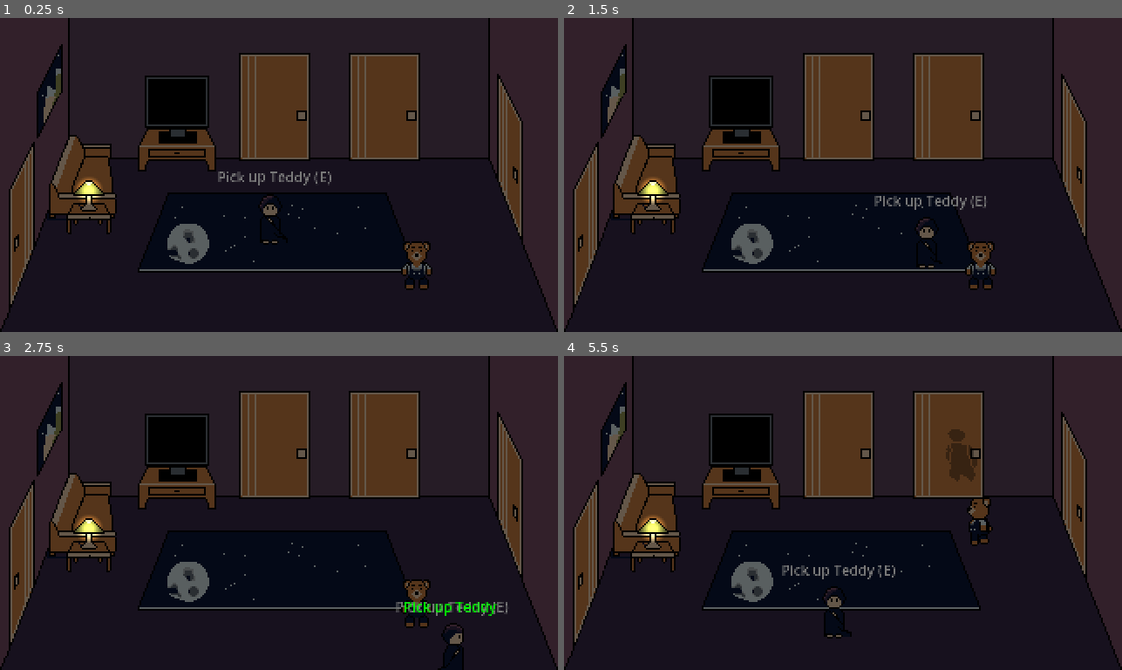
Above: before the commit, frames 1-4 (two rows, left to right).
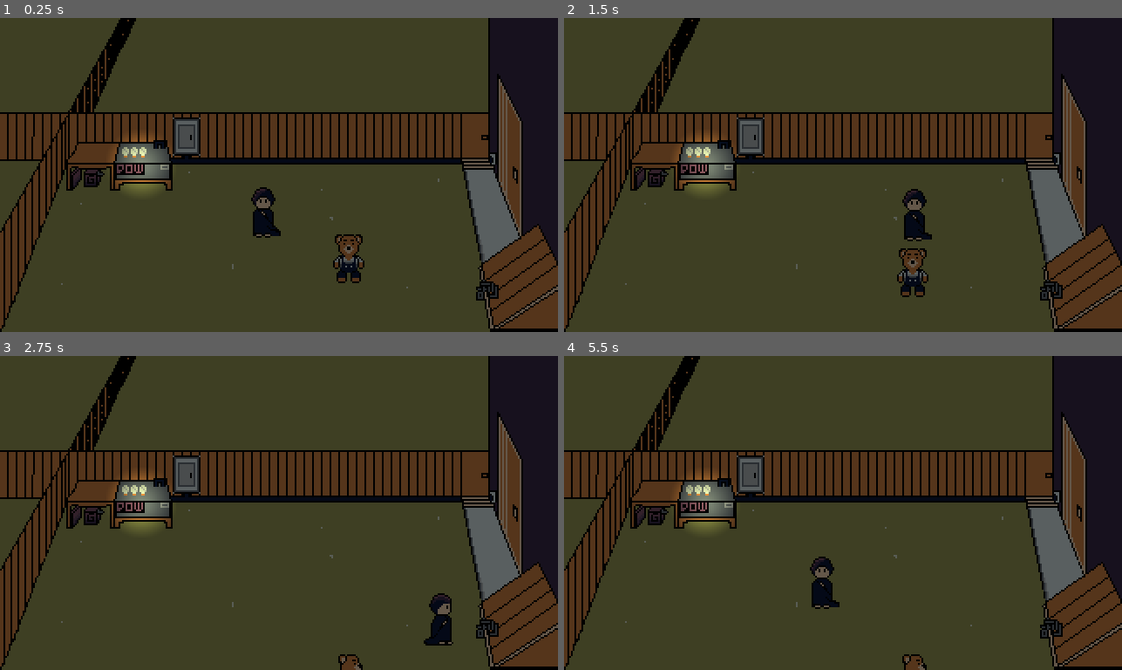
Above: after the commit, the same moments.

Repository: emilygmorse/Powerless
Game: Godot game, scene res://test_files/player_enemy_testing.tscn
The game is run twice, just before and just after one commit, with the same random seed, the same clock (stepped at 60 frames per second) and the same inputs. Before the commit the project starts from res://test_files/light_source_test.tscn.
Inputs:
- Up to frame 1 (0.25 s): no input
- Up to frame 2 (1.5 s): tap Enter at 0.5 s; hold Right (move_right) 0.53-1.28 s; hold E (interact) 0.53-1.28 s; hold Down (move_down) from 1.28 s (still down); tap E (interact) at 1.35 s
- Up to frame 3 (2.75 s): release Down (move_down) at 2.03 s; hold Right (move_right) from 2.03 s (still down); hold E (interact) from 2.03 s (still down)
- Up to frame 4 (5.5 s): release Right (move_right) at 2.78 s; release E (interact) at 2.78 s; hold Up (move_up) 2.78-3.53 s; tap E (interact) at 2.85, 4.35 s; hold E (interact) 3.53-4.28 s; hold Left (move_left) 3.53-5.03 s; hold Down (move_down) from 5.03 s (still down); hold E (interact) from 5.03 s (still down)

The runs differ from the first frame. In frame 1, 87% of the frame differs, in the area x 0-100%, y 0-100%; in frame 2, 87%; in frame 3, 88%; in frame 4, 88%.

Commit message:
Shadow Hit/Hurt interactions

Diff:
--- a/characters/kid.gd
+++ b/characters/kid.gd
@@ -1,18 +1,16 @@
 extends CharacterBody2D
 
+const SPEED = 70.0
 
-
-const SPEED = 70.0
 @onready var all_interactions = []
 @onready var interact_label = $"Interaction Components/Interact Label"
+@onready var hurt_box: Area2D = $HurtBox
 
 signal door(door_info: String)
 
 func _ready() -> void:
 	$AnimatedSprite2D.play()
 	update_interactions()
-
-
 
 func _physics_process(_delta: float) -> void:
 	# Get the input direction and handle the movement
@@ -34,11 +32,9 @@
 	#move_and_collide(velocity * delta)
 	move_and_slide()
 
-
 func _unhandled_key_input(event: InputEvent) -> void:
 	if event.is_action_pressed("interact"):
 		execute_interaction()
-
 
 
 #Interaction Methods
--- a/characters/kid.tscn
+++ b/characters/kid.tscn
@@ -174,11 +174,16 @@
 "speed": 5.0
 }]
 
-[sub_resource type="CircleShape2D" id="CircleShape2D_sdtv8"]
-radius = 17.0294
+[sub_resource type="CapsuleShape2D" id="CapsuleShape2D_oxid2"]
+radius = 11.0
+height = 38.0
 
 [sub_resource type="CanvasItemMaterial" id="CanvasItemMaterial_6j1ke"]
 light_mode = 1
+
+[sub_resource type="CapsuleShape2D" id="CapsuleShape2D_qu588"]
+radius = 4.0
+height = 26.0
 
 [node name="Kid" type="CharacterBody2D" groups=["Player"]]
 z_index = 1
@@ -195,6 +200,7 @@
 animation = &"walk_down"
 
 [node name="Prompt" type="Label" parent="."]
+visible = false
 offset_left = -31.0
 offset_top = -30.0
 offset_right = 99.0
@@ -212,7 +218,7 @@
 
 [node name="CollisionShape2D" type="CollisionShape2D" parent="Interaction Components/Interaction Area"]
 position = Vector2(-1, 0)
-shape = SubResource("CircleShape2D_sdtv8")
+shape = SubResource("CapsuleShape2D_oxid2")
 metadata/_edit_group_ = true
 
 [node name="Interact Label" type="Label" parent="Interaction Components"]
@@ -237,5 +243,13 @@
 horizontal_alignment = 1
 vertical_alignment = 1
 
+[node name="HurtBox" type="Area2D" parent="." groups=["Player"]]
+collision_layer = 64
+collision_mask = 4
+
+[node name="CollisionShape2D" type="CollisionShape2D" parent="HurtBox"]
+position = Vector2(-1, 0)
+shape = SubResource("CapsuleShape2D_qu588")
+
 [connection signal="area_entered" from="Interaction Components/Interaction Area" to="." method="_on_interaction_area_area_entered"]
 [connection signal="area_exited" from="Interaction Components/Interaction Area" to="." method="_on_interaction_area_area_exited"]
--- a/characters/teddy.gd
+++ b/characters/teddy.gd
@@ -15,7 +15,6 @@
 
 		velocity = direction * SPEED
 		$AnimatedSprite2D.play()
-
 
 		if velocity.length() == 0:
 			$AnimatedSprite2D.animation = "idle"
--- a/enemy/enemy_shadow.gd
+++ b/enemy/enemy_shadow.gd
@@ -13,6 +13,8 @@
 @export var skew_diff = 20
 
 var player_ref
+var enemy_collision: bool = false
+var delete_enemy_time: float = 1.5
 var direction_x: int = 1
 var direction_y: int = 1
 
@@ -25,12 +27,14 @@
 var scale_var_y: float
 
 @onready var sprite_2d: Sprite2D = $Sprite2D
+@onready var area_2d: Area2D = $Area2D
 
 # Called when the node enters the scene tree for the first time.
 func _ready() -> void:
 	player_ref = get_tree().get_first_node_in_group("Player")
 
 	modulate = Color(100, 100, 100, 0.1)
+	skew = deg_to_rad(randf_range(-skew_diff, skew_diff))
 	init_scale_x = self.scale.x
 	init_scale_y = self.scale.y
 	scale_var_x = init_scale_x * scale_diff
@@ -40,9 +44,10 @@
 
 # Called every frame. 'delta' is the elapsed time since the previous frame.
 func _physics_process(delta: float) -> void:
-	horizontal_move()
-	vertical_move()
-	move_and_slide()
+	if enemy_collision == false:
+		horizontal_move()
+		vertical_move()
+		move_and_slide()
 
 func horizontal_move() -> void:
 	if player_ref.global_position.x > self.global_position.x and abs(player_ref.global_position.x - self.global_position.x) > 3:
@@ -68,9 +73,10 @@
 	get_tree().create_timer(shake_time - .01).timeout.connect(shake_timer)
 
 func shake_timer() -> void:
-	pos_x_diff *= -1
-	pos_y_diff *= -1
-	shake()
+	if enemy_collision == false:
+		pos_x_diff *= -1
+		pos_y_diff *= -1
+		shake()
 
 func stretch() -> void:
 	var tween = create_tween()
@@ -84,9 +90,41 @@
 	get_tree().create_timer(stretch_time - .01).timeout.connect(stretch_timer)
 
 func stretch_timer() -> void:
-	stretch_tween.kill()
-	skew_diff *= -1
-	stretch()
+	if enemy_collision == false:
+		stretch_tween.kill()
+		skew_diff *= -1
+		stretch()
+
+func enemy_destroyed() -> void:
+	var tween = create_tween()
+	tween.tween_property(self, "scale", Vector2(0.01, 0.01), delete_enemy_time)
+	tween.parallel().tween_property(self, "modulate", Color(100, 100, 100, 0), delete_enemy_time)
+	get_tree().create_timer(delete_enemy_time).timeout.connect(delete_enemy)
+
+func enemy_attacks() -> void:
+	var tween = create_tween()
+	tween.tween_property(self, "scale", Vector2(init_scale_x * 2, init_scale_x * 2), delete_enemy_time)
+	tween.parallel().tween_property(self, "modulate", Color(100, 100, 100, 0), delete_enemy_time)
+	get_tree().create_timer(delete_enemy_time).timeout.connect(delete_enemy)
+
+func delete_enemy() -> void:
+	queue_free()
+
+func _on_area_2d_area_entered(area: Area2D) -> void:
+	enemy_collision = true
+	area_2d.set_deferred("monitorable", false)
+	area_2d.set_deferred("monitoring", false)
+	if stretch_tween:
+		stretch_tween.kill()
+		stretch_tween = null
+	if shake_tween:
+		shake_tween.kill()
+		shake_tween = null
+
+	if area.is_in_group("Player"):
+		enemy_attacks()
+	if area.is_in_group("Light"):
+		enemy_destroyed()
 
 #Currently blink functions are not being calledon. Was experimenting with flickering effect did not care for it. May revisit later.
 func blink_out() -> void:
--- a/enemy/enemy_shadow.tscn
+++ b/enemy/enemy_shadow.tscn
@@ -1,7 +1,62 @@
-[gd_scene load_steps=6 format=3 uid="uid://ywgyqx2yggbd"]
+[gd_scene load_steps=7 format=3 uid="uid://ywgyqx2yggbd"]
 
 [ext_resource type="Script" path="res://enemy/enemy_shadow.gd" id="1_w17ej"]
 [ext_resource type="Texture2D" uid="uid://cq7geir0fxbgx" path="res://test_files/Idel Animation 48x48.png" id="2_e7etb"]
+
+[sub_resource type="CapsuleShape2D" id="CapsuleShape2D_r3f3w"]
+radius = 0.8
+height = 3.0
+
+[sub_resource type="Animation" id="Animation_kmwxs"]
+length = 0.001
+tracks/0/type = "value"
+tracks/0/imported = false
+tracks/0/enabled = true
+tracks/0/path = NodePath("Sprite2D:texture")
+tracks/0/interp = 1
+tracks/0/loop_wrap = true
+tracks/0/keys = {
+"times": PackedFloat32Array(0),
+"transitions": PackedFloat32Array(1),
+"update": 1,
+"values": [ExtResource("2_e7etb")]
+}
+tracks/1/type = "value"
+tracks/1/imported = false
+tracks/1/enabled = true
+tracks/1/path = NodePath("Sprite2D:hframes")
+tracks/1/interp = 1
+tracks/1/loop_wrap = true
+tracks/1/keys = {
+"times": PackedFloat32Array(0),
+"transitions": PackedFloat32Array(1),
+"update": 1,
+"values": [10]
+}
+tracks/2/type = "value"
+tracks/2/imported = false
+tracks/2/enabled = true
+tracks/2/path = NodePath("Sprite2D:vframes")
+tracks/2/interp = 1
+tracks/2/loop_wrap = true
+tracks/2/keys = {
+"times": PackedFloat32Array(0),
+"transitions": PackedFloat32Array(1),
+"update": 1,
+"values": [1]
+}
+tracks/3/type = "value"
+tracks/3/imported = false
+tracks/3/enabled = true
+tracks/3/path = NodePath("Sprite2D:frame")
+tracks/3/interp = 1
+tracks/3/loop_wrap = true
+tracks/3/keys = {
+"times": PackedFloat32Array(0),
+"transitions": PackedFloat32Array(1),
+"update": 1,
+"values": [0]
+}
 
 [sub_resource type="Animation" id="Animation_paqho"]
 resource_name = "test"
@@ -56,57 +111,6 @@
 "values": [0, 1, 2, 3, 4, 5, 6, 7, 8, 9]
 }
 
-[sub_resource type="Animation" id="Animation_kmwxs"]
-length = 0.001
-tracks/0/type = "value"
-tracks/0/imported = false
-tracks/0/enabled = true
-tracks/0/path = NodePath("Sprite2D:texture")
-tracks/0/interp = 1
-tracks/0/loop_wrap = true
-tracks/0/keys = {
-"times": PackedFloat32Array(0),
-"transitions": PackedFloat32Array(1),
-"update": 1,
-"values": [ExtResource("2_e7etb")]
-}
-tracks/1/type = "value"
-tracks/1/imported = false
-tracks/1/enabled = true
-tracks/1/path = NodePath("Sprite2D:hframes")
-tracks/1/interp = 1
-tracks/1/loop_wrap = true
-tracks/1/keys = {
-"times": PackedFloat32Array(0),
-"transitions": PackedFloat32Array(1),
-"update": 1,
-"values": [10]
-}
-tracks/2/type = "value"
-tracks/2/imported = false
-tracks/2/enabled = true
-tracks/2/path = NodePath("Sprite2D:vframes")
-tracks/2/interp = 1
-tracks/2/loop_wrap = true
-tracks/2/keys = {
-"times": PackedFloat32Array(0),
-"transitions": PackedFloat32Array(1),
-"update": 1,
-"values": [1]
-}
-tracks/3/type = "value"
-tracks/3/imported = false
-tracks/3/enabled = true
-tracks/3/path = NodePath("Sprite2D:frame")
-tracks/3/interp = 1
-tracks/3/loop_wrap = true
-tracks/3/keys = {
-"times": PackedFloat32Array(0),
-"transitions": PackedFloat32Array(1),
-"update": 1,
-"values": [0]
-}
-
 [sub_resource type="AnimationLibrary" id="AnimationLibrary_h2dbp"]
 _data = {
 "RESET": SubResource("Animation_kmwxs"),
@@ -115,7 +119,7 @@
 
 [node name="EnemyShadow" type="CharacterBody2D" groups=["Enemy"]]
 scale = Vector2(10, 10)
-collision_layer = 4
+collision_layer = 0
 collision_mask = 0
 motion_mode = 1
 script = ExtResource("1_w17ej")
@@ -125,13 +129,17 @@
 texture = ExtResource("2_e7etb")
 hframes = 10
 
-[node name="Area2D" type="Area2D" parent="."]
-collision_layer = 0
+[node name="Area2D" type="Area2D" parent="." groups=["Enemy"]]
+collision_layer = 4
+collision_mask = 72
 
 [node name="CollisionShape2D" type="CollisionShape2D" parent="Area2D"]
+shape = SubResource("CapsuleShape2D_r3f3w")
 
 [node name="AnimationPlayer" type="AnimationPlayer" parent="."]
 libraries = {
 "": SubResource("AnimationLibrary_h2dbp")
 }
 autoplay = "test"
+
+[connection signal="area_entered" from="Area2D" to="." method="_on_area_2d_area_entered"]
--- a/enemy/enemy_spawner.gd
+++ b/enemy/enemy_spawner.gd
@@ -1,34 +1,49 @@
 extends Node2D
 
+@export var spawn_time: float = 3.0
+@export var test_spawn: bool = false
+@export var snake_spawn: bool = false
+
 var spawn_points: Array = []
+var spawn_time_diff: float = spawn_time/10
 var first_spawn: bool = true
+var enemy_type: int
 var chosen_spawn
 var previous_spawn
 
-enum ENEMY_KEY {
-	ENEMY_SHADOW
+var all_enemy_scenes: Dictionary = {
+SHADOW_TEST = preload("res://enemy/enemy_shadow.tscn"),
+SHADOW_SNAKE = preload("res://enemy/shadow_snake.tscn")
 }
 
-const ENEMY = {
-ENEMY_KEY.ENEMY_SHADOW: preload("res://enemy/enemy_shadow.tscn")
-}
-
-@export var spawn_time: float = 3.0
-@export var enemy_type: ENEMY_KEY
+var new_enemy_list: Dictionary
 
 # Called when the node enters the scene tree for the first time.
 func _ready() -> void:
+	enemy_spawn_list()
 	for i in self.get_children():
 		spawn_points.insert(0, i)
 	get_tree().create_timer(spawn_time).timeout.connect(spawn_enemy)
 
+func enemy_spawn_list() -> void:
+	var array_count: int = -1
+	if test_spawn == true:
+		array_count += 1
+		new_enemy_list.get_or_add(array_count, all_enemy_scenes.SHADOW_TEST)
+	if snake_spawn == true:
+		array_count += 1
+		new_enemy_list.get_or_add(array_count, all_enemy_scenes.SHADOW_SNAKE)
+	if array_count == -1:
+		print("No enemies selected to spawn!")
+
 func spawn_enemy() -> void:
 	var spawn_num = randi_range(0, spawn_points.size()-1)
 	chosen_spawn = spawn_points[spawn_num]
-	var enemy_spawned = ENEMY[enemy_type].instantiate()
+	enemy_type = randi_range(0, new_enemy_list.size()-1)
+	var enemy_spawned = new_enemy_list[enemy_type].instantiate()
 	enemy_spawned.global_position = chosen_spawn.global_position
 	call_deferred("add_child", enemy_spawned)
-	get_tree().create_timer(spawn_time).timeout.connect(spawn_enemy)
+	get_tree().create_timer(randf_range(spawn_time-spawn_time_diff, spawn_time+spawn_time_diff)).timeout.connect(spawn_enemy)
 	prevent_repeat_spawn()
 
 func prevent_repeat_spawn() -> void:
--- a/enemy/enemy_spawner.tscn
+++ b/enemy/enemy_spawner.tscn
@@ -2,7 +2,7 @@
 
 [ext_resource type="Script" path="res://enemy/enemy_spawner.gd" id="1_waxr1"]
 
-[node name="EnemySpawner" type="Node2D"]
+[node name="EnemySpawner" type="Node2D" groups=["Enemy"]]
 script = ExtResource("1_waxr1")
 
 [node name="Spawn_1" type="Marker2D" parent="."]
--- /dev/null
+++ b/enemy/inverse_shader.gd
@@ -0,0 +1,6 @@
+shader_type canvas_item;
+
+void fragment(){
+	vec4 color = texture(TEXTURE, UV);
+	COLOR = vec4(1.0 - color.rgb, color.a);
+}
--- /dev/null
+++ b/enemy/shadow_snake.tscn
@@ -0,0 +1,202 @@
+[gd_scene load_steps=9 format=3 uid="uid://u6lyvmc5kaaf"]
+
+[ext_resource type="Script" path="res://enemy/enemy_shadow.gd" id="1_8eaic"]
+[ext_resource type="Texture2D" uid="uid://cq7geir0fxbgx" path="res://test_files/Idel Animation 48x48.png" id="2_gn4aw"]
+[ext_resource type="Texture2D" uid="uid://ccinno82xd87" path="res://images/mon_1_sheet.png" id="3_wboo1"]
+
+[sub_resource type="CapsuleShape2D" id="CapsuleShape2D_n8hfj"]
+radius = 1.4
+height = 4.8
+
+[sub_resource type="Animation" id="Animation_kmwxs"]
+length = 0.001
+tracks/0/type = "value"
+tracks/0/imported = false
+tracks/0/enabled = true
+tracks/0/path = NodePath("Sprite2D:texture")
+tracks/0/interp = 1
+tracks/0/loop_wrap = true
+tracks/0/keys = {
+"times": PackedFloat32Array(0),
+"transitions": PackedFloat32Array(1),
+"update": 1,
+"values": [ExtResource("2_gn4aw")]
+}
+tracks/1/type = "value"
+tracks/1/imported = false
+tracks/1/enabled = true
+tracks/1/path = NodePath("Sprite2D:hframes")
+tracks/1/interp = 1
+tracks/1/loop_wrap = true
+tracks/1/keys = {
+"times": PackedFloat32Array(0),
+"transitions": PackedFloat32Array(1),
+"update": 1,
+"values": [10]
+}
+tracks/2/type = "value"
+tracks/2/imported = false
+tracks/2/enabled = true
+tracks/2/path = NodePath("Sprite2D:vframes")
+tracks/2/interp = 1
+tracks/2/loop_wrap = true
+tracks/2/keys = {
+"times": PackedFloat32Array(0),
+"transitions": PackedFloat32Array(1),
+"update": 1,
+"values": [1]
+}
+tracks/3/type = "value"
+tracks/3/imported = false
+tracks/3/enabled = true
+tracks/3/path = NodePath("Sprite2D:frame")
+tracks/3/interp = 1
+tracks/3/loop_wrap = true
+tracks/3/keys = {
+"times": PackedFloat32Array(0),
+"transitions": PackedFloat32Array(1),
+"update": 1,
+"values": [0]
+}
+
+[sub_resource type="Animation" id="Animation_i766v"]
+resource_name = "snake"
+length = 0.4
+loop_mode = 1
+step = 0.1
+tracks/0/type = "value"
+tracks/0/imported = false
+tracks/0/enabled = true
+tracks/0/path = NodePath("Sprite2D:texture")
+tracks/0/interp = 1
+tracks/0/loop_wrap = true
+tracks/0/keys = {
+"times": PackedFloat32Array(0),
+"transitions": PackedFloat32Array(1),
+"update": 1,
+"values": [ExtResource("3_wboo1")]
+}
+tracks/1/type = "value"
+tracks/1/imported = false
+tracks/1/enabled = true
+tracks/1/path = NodePath("Sprite2D:hframes")
+tracks/1/interp = 1
+tracks/1/loop_wrap = true
+tracks/1/keys = {
+"times": PackedFloat32Array(0),
+"transitions": PackedFloat32Array(1),
+"update": 1,
+"values": [4]
+}
+tracks/2/type = "value"
+tracks/2/imported = false
+tracks/2/enabled = true
+tracks/2/path = NodePath("Sprite2D:vframes")
+tracks/2/interp = 1
+tracks/2/loop_wrap = true
+tracks/2/keys = {
+"times": PackedFloat32Array(0),
+"transitions": PackedFloat32Array(1),
+"update": 1,
+"values": [1]
+}
+tracks/3/type = "value"
+tracks/3/imported = false
+tracks/3/enabled = true
+tracks/3/path = NodePath("Sprite2D:frame")
+tracks/3/interp = 1
+tracks/3/loop_wrap = true
+tracks/3/keys = {
+"times": PackedFloat32Array(0, 0.1, 0.2, 0.3),
+"transitions": PackedFloat32Array(1, 1, 1, 1),
+"update": 1,
+"values": [0, 1, 2, 3]
+}
+
+[sub_resource type="Animation" id="Animation_paqho"]
+resource_name = "test"
+loop_mode = 1
+step = 0.1
+tracks/0/type = "value"
+tracks/0/imported = false
+tracks/0/enabled = true
+tracks/0/path = NodePath("Sprite2D:texture")
+tracks/0/interp = 1
+tracks/0/loop_wrap = true
+tracks/0/keys = {
+"times": PackedFloat32Array(0),
+"transitions": PackedFloat32Array(1),
+"update": 1,
+"values": [ExtResource("2_gn4aw")]
+}
+tracks/1/type = "value"
+tracks/1/imported = false
+tracks/1/enabled = true
+tracks/1/path = NodePath("Sprite2D:hframes")
+tracks/1/interp = 1
+tracks/1/loop_wrap = true
+tracks/1/keys = {
+"times": PackedFloat32Array(0),
+"transitions": PackedFloat32Array(1),
+"update": 1,
+"values": [10]
+}
+tracks/2/type = "value"
+tracks/2/imported = false
+tracks/2/enabled = true
+tracks/2/path = NodePath("Sprite2D:vframes")
+tracks/2/interp = 1
+tracks/2/loop_wrap = true
+tracks/2/keys = {
+"times": PackedFloat32Array(0),
+"transitions": PackedFloat32Array(1),
+"update": 1,
+"values": [1]
+}
+tracks/3/type = "value"
+tracks/3/imported = false
+tracks/3/enabled = true
+tracks/3/path = NodePath("Sprite2D:frame")
+tracks/3/interp = 1
+tracks/3/loop_wrap = true
+tracks/3/keys = {
+"times": PackedFloat32Array(0, 0.1, 0.2, 0.3, 0.4, 0.5, 0.6, 0.7, 0.8, 0.9),
+"transitions": PackedFloat32Array(1, 1, 1, 1, 1, 1, 1, 1, 1, 1),
+"update": 1,
+"values": [0, 1, 2, 3, 4, 5, 6, 7, 8, 9]
+}
+
+[sub_resource type="AnimationLibrary" id="AnimationLibrary_h2dbp"]
+_data = {
+"RESET": SubResource("Animation_kmwxs"),
+"snake": SubResource("Animation_i766v"),
+"test": SubResource("Animation_paqho")
+}
+
+[node name="EnemySnake" type="CharacterBody2D" groups=["Enemy"]]
+scale = Vector2(5, 5)
+collision_layer = 0
+collision_mask = 0
+motion_mode = 1
+script = ExtResource("1_8eaic")
+
+[node name="Sprite2D" type="Sprite2D" parent="."]
+scale = Vector2(0.1, 0.1)
+texture = ExtResource("2_gn4aw")
+hframes = 10
+
+[node name="Area2D" type="Area2D" parent="." groups=["Enemy"]]
+collision_layer = 4
+collision_mask = 72
+
+[node name="CollisionShape2D" type="CollisionShape2D" parent="Area2D"]
+position = Vector2(0, 0.2)
+shape = SubResource("CapsuleShape2D_n8hfj")
+
+[node name="AnimationPlayer" type="AnimationPlayer" parent="."]
+libraries = {
+"": SubResource("AnimationLibrary_h2dbp")
+}
+autoplay = "snake"
+
+[connection signal="area_entered" from="Area2D" to="." method="_on_area_2d_area_entered"]
--- a/lighting/light_source_circle.tscn
+++ b/lighting/light_source_circle.tscn
@@ -14,15 +14,15 @@
 metadata/_snap_enabled = true
 
 [sub_resource type="CircleShape2D" id="CircleShape2D_mn5i0"]
-radius = 52.0
+radius = 35.0
 
-[node name="LightSourceCircle" type="PointLight2D"]
+[node name="LightSourceCircle" type="PointLight2D" groups=["Light"]]
 scale = Vector2(0.2, 0.2)
 color = Color(1, 1, 0.686275, 1)
 shadow_enabled = true
 texture = SubResource("GradientTexture2D_ioygv")
 
-[node name="Area2D" type="Area2D" parent="."]
+[node name="Area2D" type="Area2D" parent="." groups=["Light"]]
 collision_layer = 8
 collision_mask = 0
 
--- a/project.godot
+++ b/project.godot
@@ -11,7 +11,7 @@
 [application]
 
 config/name="Powerless"
-run/main_scene="res://test_files/light_source_test.tscn"
+run/main_scene="res://test_files/player_enemy_testing.tscn"
 config/features=PackedStringArray("4.3", "GL Compatibility")
 config/icon="res://images/icon.png"
 
@@ -28,6 +28,7 @@
 
 Enemy=""
 Player=""
+Light=""
 
 [input]
 
@@ -71,6 +72,7 @@
 2d_physics/layer_4="Light"
 2d_physics/layer_5="Walls"
 2d_physics/layer_6="interactions"
+2d_physics/layer_7="Player HurtBox"
 
 [rendering]
 
--- /dev/null
+++ b/rooms/room_base.tscn
@@ -0,0 +1,11 @@
+[gd_scene load_steps=2 format=3 uid="uid://heyaf8gbqeo2"]
+
+[ext_resource type="PackedScene" uid="uid://b6ounnmmw6js8" path="res://lighting/dark_canvas.tscn" id="1_kek5n"]
+
+[node name="RoomBase" type="Node2D"]
+
+[node name="Camera2D" type="Camera2D" parent="."]
+
+[node name="Sprite2D" type="Sprite2D" parent="."]
+
+[node name="dark_canvas" parent="." instance=ExtResource("1_kek5n")]
--- a/test_files/light_source_test.tscn
+++ b/test_files/light_source_test.tscn
@@ -1,28 +1,28 @@
-[gd_scene load_steps=7 format=3 uid="uid://buflia8ra0dlb"]
+[gd_scene load_steps=6 format=3 uid="uid://buflia8ra0dlb"]
 
 [ext_resource type="PackedScene" uid="uid://b6ounnmmw6js8" path="res://lighting/dark_canvas.tscn" id="1_2xxvv"]
 [ext_resource type="Texture2D" uid="uid://c0u5wlcxxvaa6" path="res://images/scenes/living room.png" id="1_ogbh8"]
 [ext_resource type="PackedScene" uid="uid://b18tnddomyy4q" path="res://characters/kid.tscn" id="3_8y477"]
 [ext_resource type="PackedScene" uid="uid://m1aw3eh3u2iv" path="res://enemy/enemy_spawner.tscn" id="3_ax3tm"]
 [ext_resource type="PackedScene" uid="uid://bdngx7orlcqdx" path="res://characters/teddy.tscn" id="4_iux4a"]
-[ext_resource type="PackedScene" uid="uid://vnw45iwrc5e6" path="res://lighting/light_source_circle.tscn" id="5_wvc3h"]
 
 [node name="LightSourceCircle" type="Node2D"]
 
 [node name="dark_canvas" parent="." instance=ExtResource("1_2xxvv")]
-visible = true
 
 [node name="background" type="Sprite2D" parent="."]
 position = Vector2(160, 90)
 texture = ExtResource("1_ogbh8")
 
 [node name="EnemySpawner" parent="." instance=ExtResource("3_ax3tm")]
+test_spawn = true
+snake_spawn = true
 
 [node name="Spawn_1" parent="EnemySpawner" index="0"]
 position = Vector2(40, 33)
 
 [node name="Spawn_2" type="Marker2D" parent="EnemySpawner"]
-position = Vector2(290, 18)
+position = Vector2(281, 26)
 
 [node name="Spawn_3" type="Marker2D" parent="EnemySpawner"]
 position = Vector2(30, 160)
@@ -33,10 +33,6 @@
 [node name="Teddy" parent="." instance=ExtResource("4_iux4a")]
 position = Vector2(239, 142)
 
-[node name="LightSourceCircle" parent="." instance=ExtResource("5_wvc3h")]
-position = Vector2(51, 99)
-energy = 2.0
-
 [node name="Kid" parent="." instance=ExtResource("3_8y477")]
 position = Vector2(156, 115)
 
--- /dev/null
+++ b/test_files/player_enemy_testing.tscn
@@ -0,0 +1,44 @@
+[gd_scene load_steps=7 format=3 uid="uid://uyr52tuggm8h"]
+
+[ext_resource type="PackedScene" uid="uid://heyaf8gbqeo2" path="res://rooms/room_base.tscn" id="1_uw6oj"]
+[ext_resource type="Texture2D" uid="uid://di434nqbjvdpd" path="res://images/scenes/backyard.png" id="2_plwgf"]
+[ext_resource type="PackedScene" uid="uid://b18tnddomyy4q" path="res://characters/kid.tscn" id="3_52oe1"]
+[ext_resource type="PackedScene" uid="uid://bdngx7orlcqdx" path="res://characters/teddy.tscn" id="4_1eyss"]
+[ext_resource type="PackedScene" uid="uid://m1aw3eh3u2iv" path="res://enemy/enemy_spawner.tscn" id="5_hvnsv"]
+[ext_resource type="PackedScene" uid="uid://vnw45iwrc5e6" path="res://lighting/light_source_circle.tscn" id="6_64obh"]
+
+[node name="RoomTest" instance=ExtResource("1_uw6oj")]
+
+[node name="Sprite2D" parent="." index="1"]
+texture = ExtResource("2_plwgf")
+
+[node name="Kid" parent="." index="2" instance=ExtResource("3_52oe1")]
+position = Vector2(-8, 21)
+
+[node name="Teddy" parent="." index="3" instance=ExtResource("4_1eyss")]
+position = Vector2(40, 48)
+
+[node name="EnemySpawner" parent="." index="4" instance=ExtResource("5_hvnsv")]
+test_spawn = true
+snake_spawn = true
+
+[node name="Spawn_1" parent="EnemySpawner" index="0"]
+position = Vector2(-121, 17)
+
+[node name="Spawn_2" type="Marker2D" parent="EnemySpawner" index="1"]
+position = Vector2(96, -1)
+
+[node name="Spawn_3" type="Marker2D" parent="EnemySpawner" index="2"]
+position = Vector2(98, 78)
+
+[node name="Spawn_4" type="Marker2D" parent="EnemySpawner" index="3"]
+position = Vector2(-132, 74)
+
+[node name="dark_canvas" parent="." index="5"]
+visible = true
+
+[node name="LightSourceCircle" parent="." index="6" instance=ExtResource("6_64obh")]
+position = Vector2(-79, -6)
+scale = Vector2(0.5, 0.5)
+
+[editable path="EnemySpawner"]
Not shown: 1 places in characters/kid.tscn that only renumber resources
Binary file changed: images/mon_1_sheet.png
